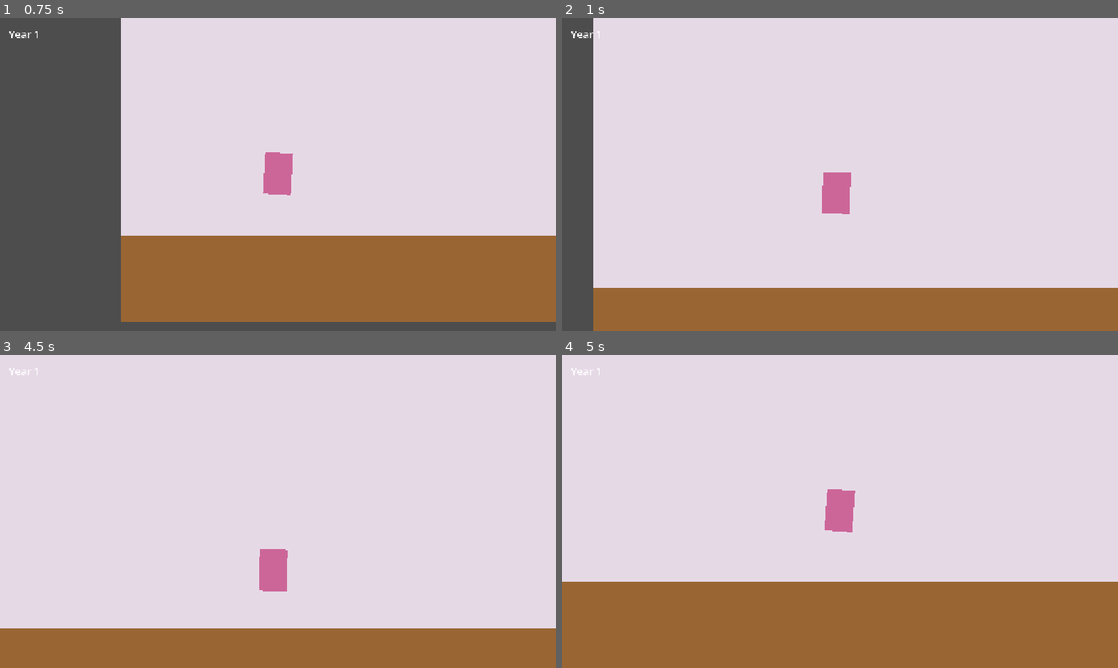
Above: before the commit, frames 1-4 (two rows, left to right).
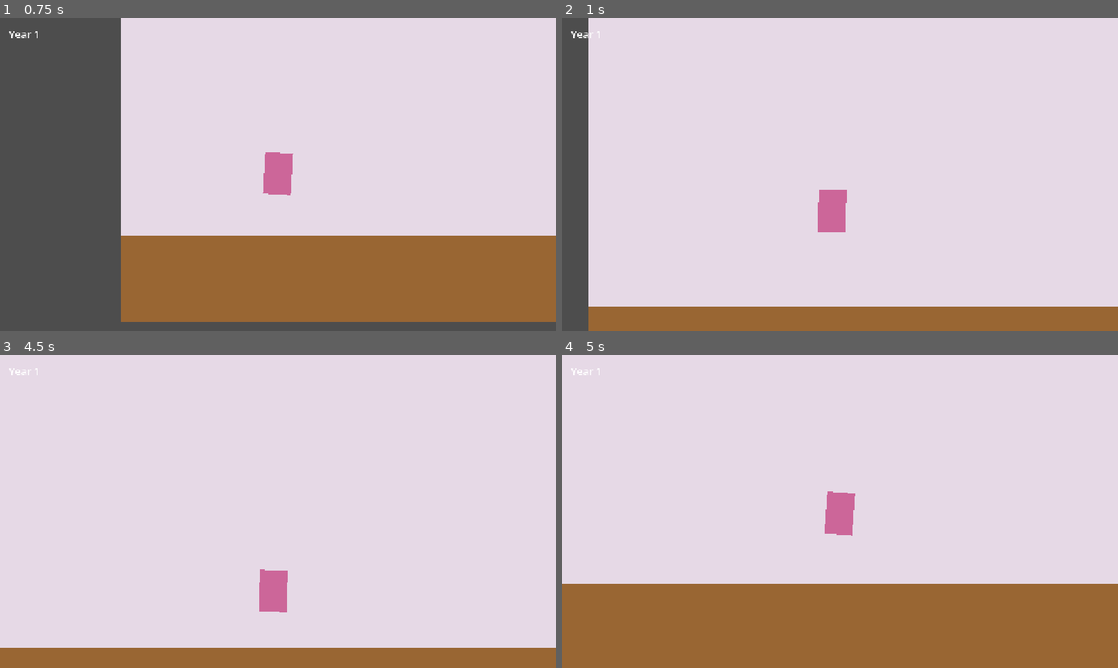
Above: after the commit, the same moments.

Repository: lasse-byte/anniversary-game
Game: Godot game, scene res://main.tscn
The game is run twice, just before and just after one commit, with the same random seed, the same clock (stepped at 60 frames per second) and the same inputs.
Inputs:
- Up to frame 1 (0.75 s): hold D (move_right) from 0.53 s (still down); tap Space (ui_accept) at 0.6 s
- Up to frame 2 (1 s): keep holding D (move_right); tap Space (ui_accept) at 0.77 s
- Up to frame 3 (4.5 s): tap Space (ui_accept) at 1.07, 1.35, 1.52, 1.82, 2.1, 2.85, 3.02, 3.32, 3.6, 3.77, 4.07, 4.35 s; release D (move_right) at 2.03 s; hold A (move_left) 2.03-2.78 s; hold D (move_right) 2.78-4.28 s; hold A (move_left) from 4.28 s (still down)
- Up to frame 4 (5 s): keep holding A (move_left); tap Space (ui_accept) at 4.52, 4.82 s

Frame 1 is identical in both runs. In frame 2, 7.2% of the frame differs, in the area x 4-100%, y 0-100%; in frame 3, 6.9%; in frame 4, 0.8%.

Commit message:
Keep camera on frame while moving: remove movement-triggered exit
Co-authored-by: lasse-byte <257569380+lasse-byte@users.noreply.github.com>

Diff:
--- a/player.gd
+++ b/player.gd
@@ -33,12 +33,6 @@
 	# Auto-exit frame view when no nearby frames
 	if nearby_frames.size() == 0 and viewing_frame:
 		exit_frame_view()
-
-	# Handle frame viewing - exit on movement or jump
-	if viewing_frame:
-		# When viewing a frame, exit with any movement or jump
-		if Input.get_axis("move_left", "move_right") != 0 or Input.is_action_just_pressed("ui_accept"):
-			exit_frame_view()
 
 	# Add the gravity.
 	if not is_on_floor():
